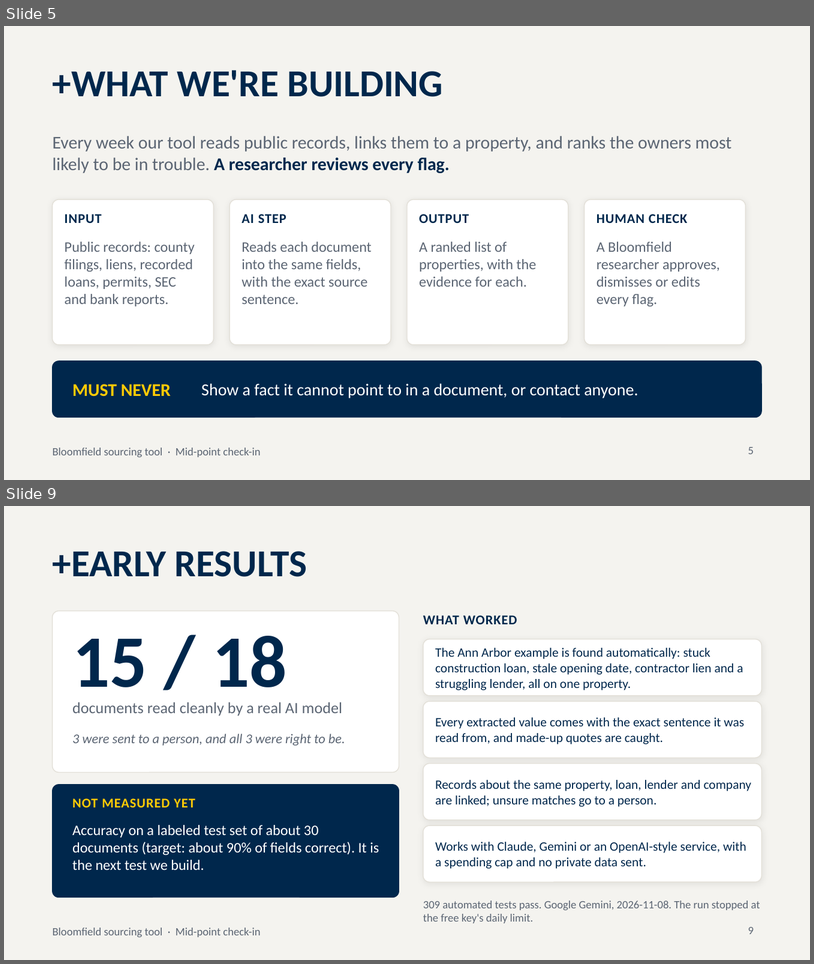
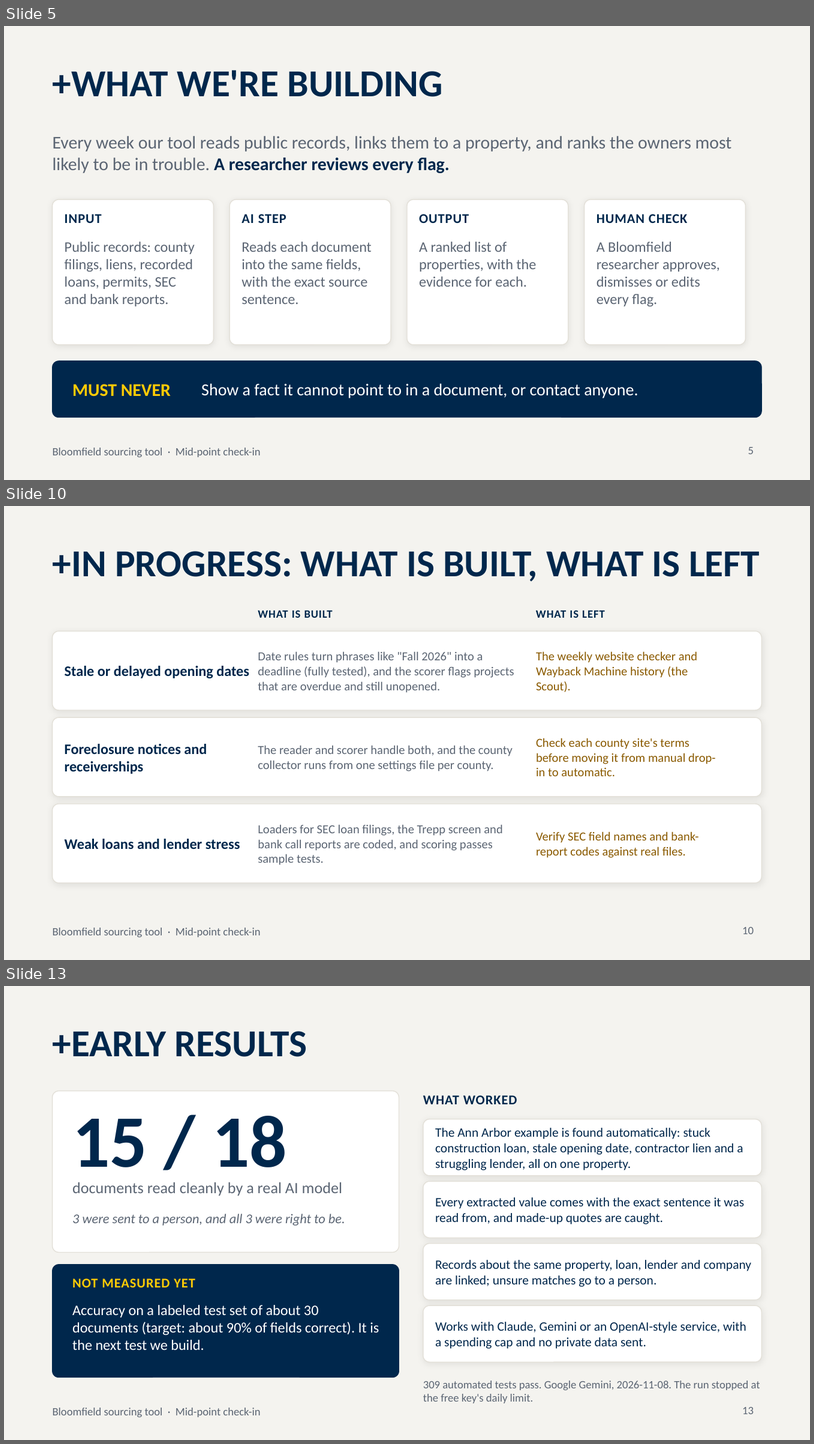
Before and after one commit to Ross-Business-Tech/Bloomfield-Project-2, a slide deck: pipeline/demo/deck/Bloomfield_Midpoint_Deck.pptx. Shown one above the other, each under a label of ours: slides 5 and 9 before the commit, slides 5, 10 and 13 after it; the slides between them are not shown. The pictures are 814x964 and 814x1444 pixels, drawn with LibreOffice and Linux fonts; fonts in the diff are those of the drawing. Boxes give left, top, right and bottom in pixels: in the first picture for what was removed or moved away, otherwise in the second. Text is boxed around its words. In the diff, an @@ line names an element or a change of style, - is before the commit and + after.

```diff
--- a/pipeline/demo/deck/Bloomfield_Midpoint_Deck.pptx
+++ b/pipeline/demo/deck/Bloomfield_Midpoint_Deck.pptx
@@ slide 10 added at bbox=[4, 506, 810, 960], background #F4F3EF; not listed: 1 template element that a slide beside it also shows @@
@@ title added at bbox=[53, 551, 760, 582], 34 pt, text #00274C, bold @@
++IN PROGRESS: WHAT IS BUILT, WHAT IS LEFT
@@ text added at bbox=[258, 610, 333, 618], 10 pt, text #00274C, bold @@
+WHAT IS BUILT
@@ text added at bbox=[536, 610, 605, 618], 10 pt, text #00274C, bold @@
+WHAT IS LEFT
@@ rounded rectangle added at bbox=[53, 631, 762, 710], fill #FFFFFF, outline #E3E0D8 0.75 pt @@
@@ text added at bbox=[65, 666, 249, 678], 13 pt, text #00274C, bold @@
+Stale or delayed opening dates
@@ text added at bbox=[258, 651, 514, 693], 11 pt, text #5B6573 @@
+Date rules turn phrases like "Fall 2026" into a deadline (fully tested), and the scorer flags projects that are overdue and still unopened.
@@ text added at bbox=[536, 651, 698, 692], 11 pt, text #8A5A00 @@
+The weekly website checker and Wayback Machine history (the Scout).
@@ rounded rectangle added at bbox=[53, 717, 762, 796], fill #FFFFFF, outline #E3E0D8 0.75 pt @@
@@ text added at bbox=[536, 738, 716, 776], 11 pt, text #8A5A00 @@
+Check each county site's terms before moving it from manual drop-in to automatic.
@@ text added at bbox=[65, 744, 207, 774], 13 pt, text #00274C, bold @@
+Foreclosure notices and receiverships
@@ text added at bbox=[258, 745, 513, 771], 11 pt, text #5B6573 @@
+The reader and scorer handle both, and the county collector runs from one settings file per county.
@@ rounded rectangle added at bbox=[53, 804, 762, 883], fill #FFFFFF, outline #E3E0D8 0.75 pt @@
@@ text added at bbox=[258, 824, 503, 865], 11 pt, text #5B6573 @@
+Loaders for SEC loan filings, the Trepp screen and bank call reports are coded, and scoring passes sample tests.
@@ text added at bbox=[65, 838, 240, 849], 13 pt, text #00274C, bold @@
+Weak loans and lender stress
@@ text added at bbox=[536, 831, 699, 858], 11 pt, text #8A5A00 @@
+Verify SEC field names and bank-report codes against real files.
@@ page number added at bbox=[743, 927, 754, 934], 10 pt, text #5B6573 @@
+10
@@ what was slide 9 is now slide 13 @@
@@ page number at bbox=[743, 1407, 754, 1414]: text changed @@
-9
+13
```
Also in this commit, not shown: 3 slides changed, 5 other slides added, 2 slides removed, 8 other files.
